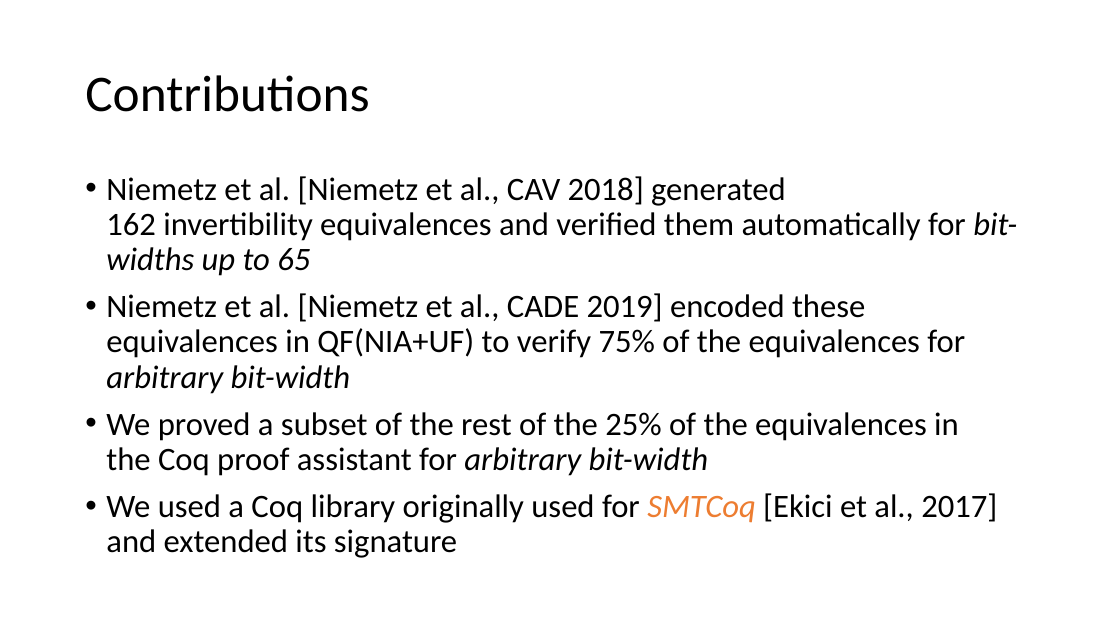
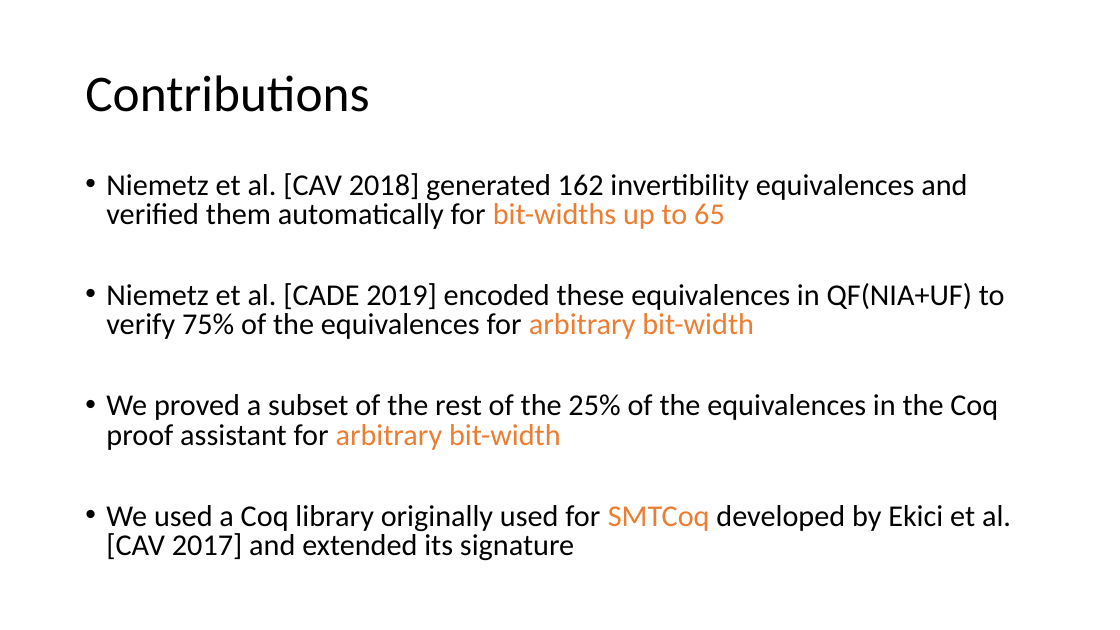
Before and after one commit to arjunvish/fmcad2019, a slide deck: slide 4 of FMCAD Presentation.pptx. Drawn at 1120x630 pixels with LibreOffice and Linux fonts; fonts in the diff are those of the drawing. Boxes give left, top, right and bottom in pixels: in the first picture for what was removed or moved away, otherwise in the second. Text is boxed around its words. In the diff, an @@ line names an element or a change of style, - is before the commit and + after.

Commit message:
Updated presentation

```diff
--- a/FMCAD Presentation.pptx
+++ b/FMCAD Presentation.pptx
@@ text at (106, 173, 1005, 339): text changed; size 28 to 25.9 pt @@
-• Niemetz et al. [Niemetz et al., CAV 2018] generated 162 invertibility equivalences and verified them automatically for bit-widths up to 65
-• Niemetz et al. [Niemetz et al., CADE 2019] encoded these equivalences in QF(NIA+UF) to verify 75% of the equivalences for arbitrary bit-width
+• Niemetz et al. [CAV 2018] generated 162 invertibility equivalences and verified them automatically for bit-widths up to 65
+• Niemetz et al. [CADE 2019] encoded these equivalences in QF(NIA+UF) to verify 75% of the equivalences for arbitrary bit-width
@@ text at (106, 394, 998, 450): size 28 to 25.9 pt in "We proved a subset of the rest ..."; text colour #000000 to #ED7D31, italic off in "arbitrary bit-width"; line spacing 0.9 to 0.8 @@
@@ text at (106, 505, 1011, 561): text changed; size 28 to 25.9 pt @@
-• We used a Coq library originally used for SMTCoq [Ekici et al., 2017] and extended its signature
+• We used a Coq library originally used for SMTCoq developed by Ekici et al. [CAV 2017] and extended its signature
```
Also in this commit, not shown: 3 other slides changed, 1 slide added, 1 other file.
